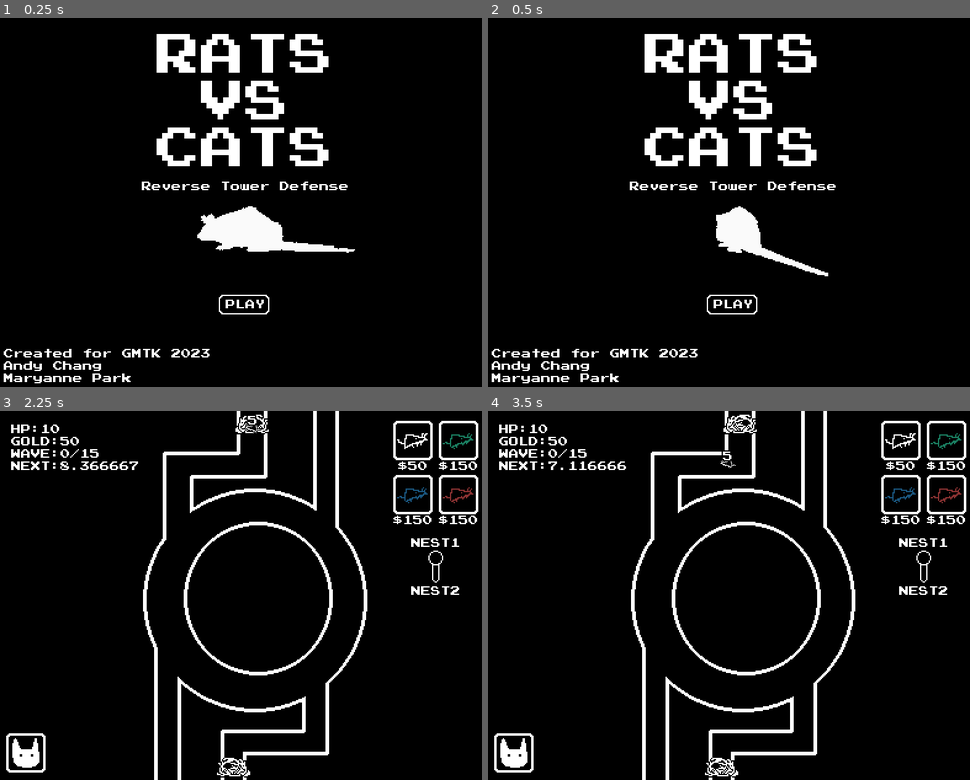
Above: before the commit, frames 1-4 (two rows, left to right).
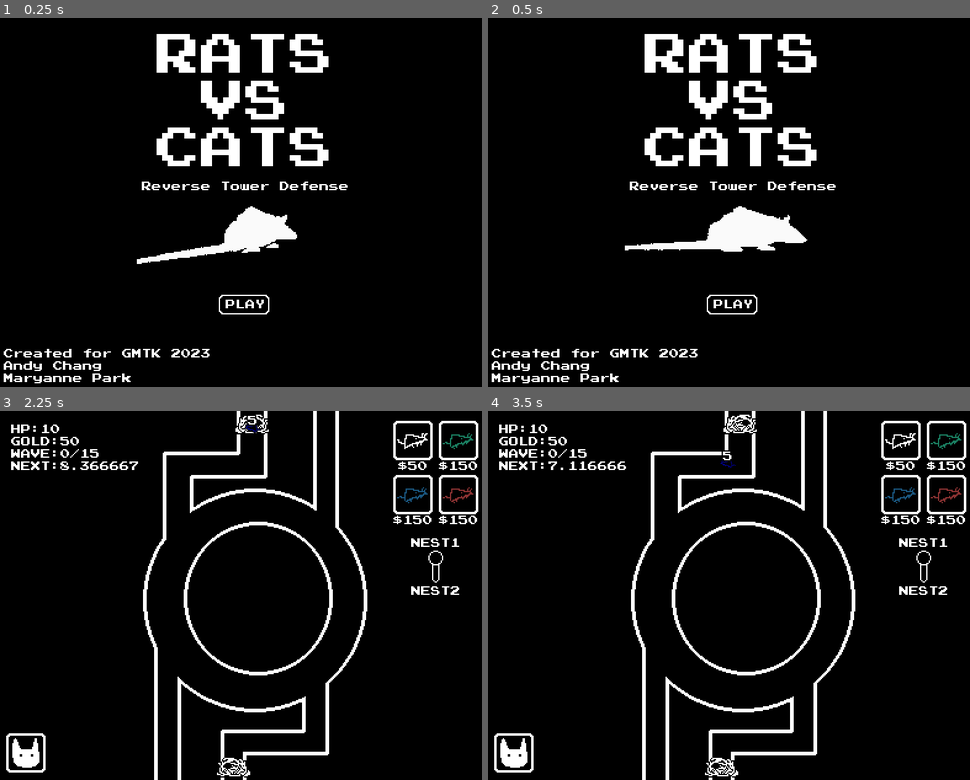
Above: after the commit, the same moments.

Repository: andymjchang/gmtk-2023
Game: Godot game, scene res://Scenes/Title.tscn
Same seed, same stepped clock (60 frames per second), same inputs: the game is played once before the commit and once after it.
Inputs (mouse positions are in pixels of both pictures, inside the frame that each line leads up to):
- Up to frame 1 (0.25 s): no input
- Up to frame 2 (0.5 s): no input
- Up to frame 3 (2.25 s): move the mouse to (245, 698) at 0.52 s; click (245, 698) at 0.6 s; tap Enter at 1.25 s; move the mouse to (24, 754) at 1.27 s; click (24, 754) at 1.35 s; tap Space at 2 s; move the mouse to (414, 440) at 2.02 s; click (414, 440) at 2.1 s
- Up to frame 4 (3.5 s): move the mouse to (945, 440) at 2.77 s; click (945, 440) at 2.85 s

The runs differ from the first frame. In frame 1, 1.3% of the frame differs, in the area x 28-74%, y 51-67%; in frame 2, 1.4%, in the area x 28-71%, y 51-70%; in frame 3, less than 0.1%; in frame 4, less than 0.1%.

Commit message:
basic rat modulation

Diff:
--- a/Objects/TestUnit.gd
+++ b/Objects/TestUnit.gd
@@ -12,8 +12,9 @@
 	$Sprite2D.speed_scale = rand_range(0.8, 1.2)
 	last_position = global_position
 
-func initialize():
-	pass
+func initialize(colorName, p_dmg, p_speed):
+	var modulateColor = ColorN(colorName, 1)
+	$Sprite2D.modulate = modulateColor
 
 func _process(delta):
 	# check for death
--- a/Scenes/Main.gd
+++ b/Scenes/Main.gd
@@ -44,7 +44,9 @@
 
 func place_unit(p_cost):
 	if playerGold >= p_cost:
-		trackID.add_child(unitScene.instance())
+		var child = unitScene.instance()
+		trackID.add_child(child)
+		child.get_node("PlayerUnit").initialize("darkblue", 1, 30)
 		playerGold -= p_cost
 
 func _on_WaveTimer_timeout():
--- a/Scenes/Title.tscn
+++ b/Scenes/Title.tscn
@@ -234,7 +234,7 @@
 [node name="AnimatedSprite" type="AnimatedSprite" parent="."]
 position = Vector2( 192, 174 )
 frames = SubResource( 50 )
-frame = 10
+frame = 24
 speed_scale = 2.0
 playing = true
 
